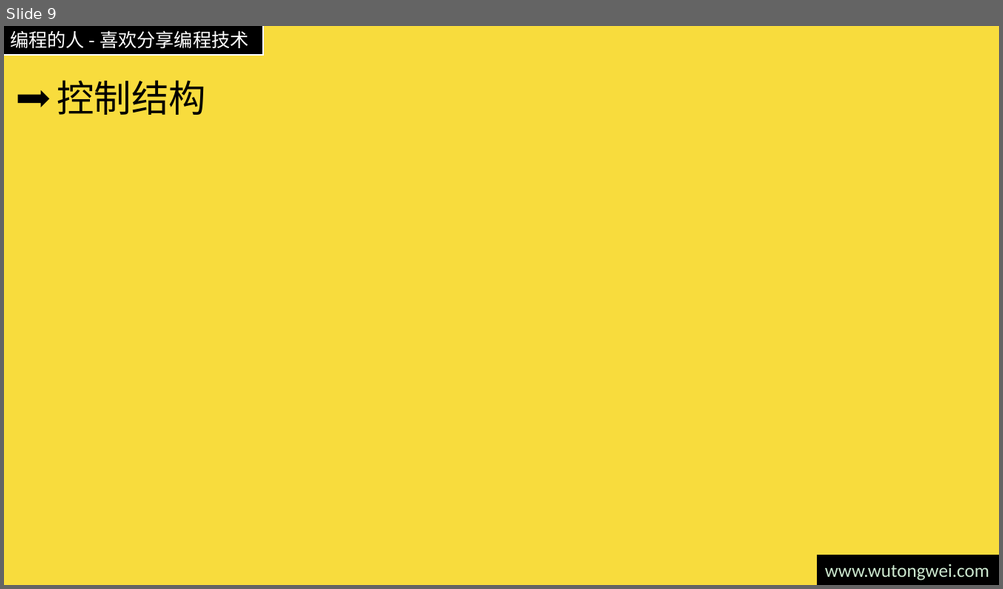
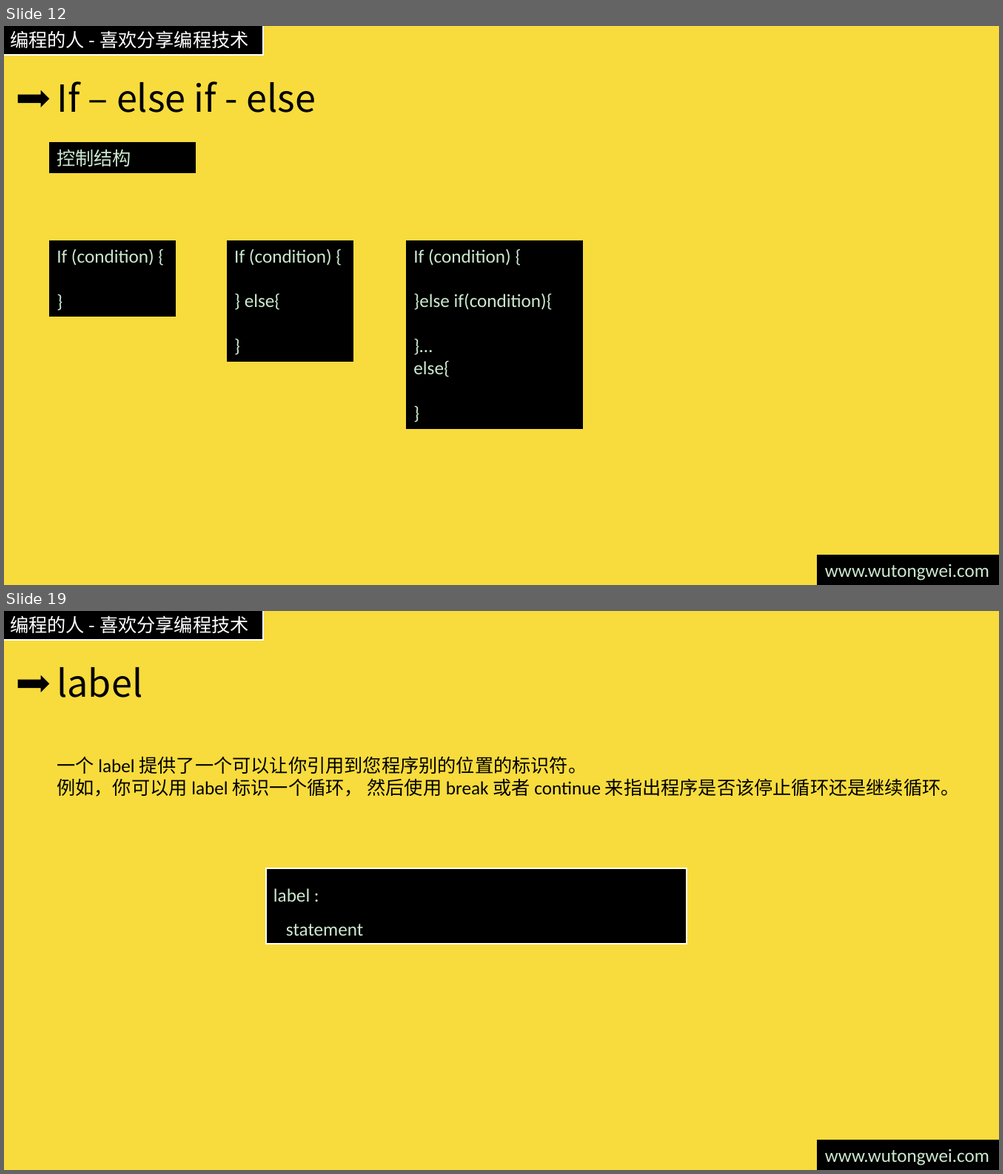
Before and after one commit to willculture/training, a slide deck: ppt/front-end/Javascript.pptx. Shown one above the other, each under a label of ours: slide 9 before the commit, slides 12 and 19 after it; the slides between them are not shown. The pictures are 1003x589 and 1003x1174 pixels, drawn with LibreOffice and Linux fonts; fonts in the diff are those of the drawing. Boxes give left, top, right and bottom in pixels: in the first picture for what was removed or moved away, otherwise in the second. Text is boxed around its words. In the diff, an @@ line names an element or a change of style, - is before the commit and + after.

```diff
--- a/ppt/front-end/Javascript.pptx
+++ b/ppt/front-end/Javascript.pptx
@@ slide 19 added at <box>4,611,999,1170</box>, background #F8DC3D; not listed: 3 template elements that a slide beside it also shows @@
@@ title added at <box>57,667,142,698</box>, 36 pt, text #000000 @@
+label
@@ text added at <box>57,756,959,797</box>, 18 pt, text #000000 @@
+一个 label 提供了一个可以让你引用到您程序别的位置的标识符。
+例如，你可以用 label 标识一个循环， 然后使用 break 或者 continue 来指出程序是否该停止循环还是继续循环。
@@ rectangle added at <box>266,869,687,945</box>, fill #000000, outline #CCE8CF 1.5 pt, 18 pt, text #CCE8CF @@
+label :
+statement
@@ what was slide 9 is now slide 12 @@
@@ slide 12 changed as well @@
@@ title at <box>57,82,316,113</box>: text changed @@
-控制结构
+If – else if - else
@@ rectangle added at <box>50,143,196,173</box>, fill #000000, outline #000000 1 pt, 18 pt, text #CCE8CF @@
+控制结构
@@ rectangle added at <box>50,241,176,316</box>, fill #000000, outline #000000 1 pt, 18 pt, text #CCE8CF @@
+If (condition) {
+}
@@ rectangle added at <box>227,241,353,362</box>, fill #000000, outline #000000 1 pt, 18 pt, text #CCE8CF @@
+If (condition) {
+} else{
+}
@@ rectangle added at <box>406,241,582,429</box>, fill #000000, outline #000000 1 pt, 18 pt, text #CCE8CF @@
+If (condition) {
+}else if(condition){
+}…
+else{
+}
```
Also in this commit, not shown: 7 other slides changed, 27 other slides added, 5 slides removed, 2 other files.
